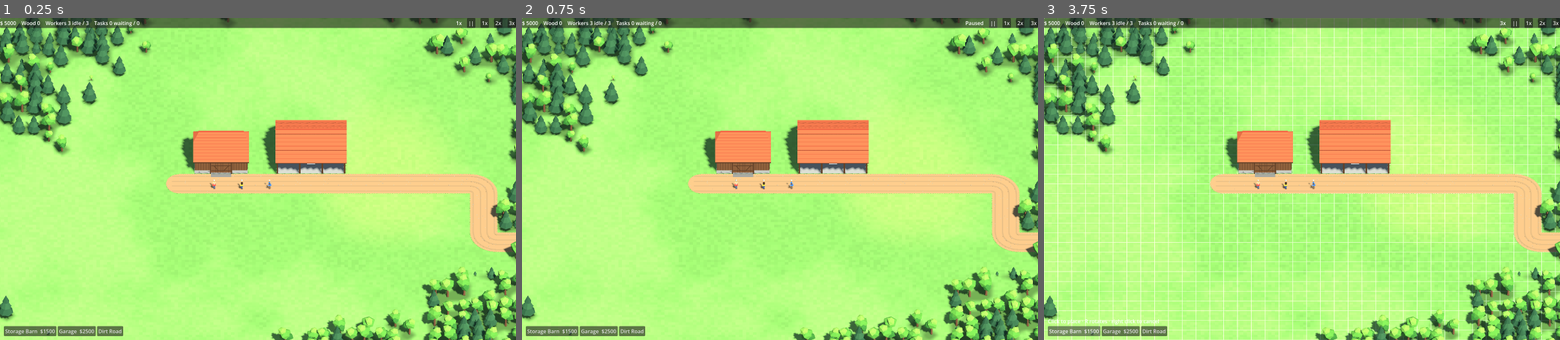
Above: before the commit, frames 1-3 (left to right).
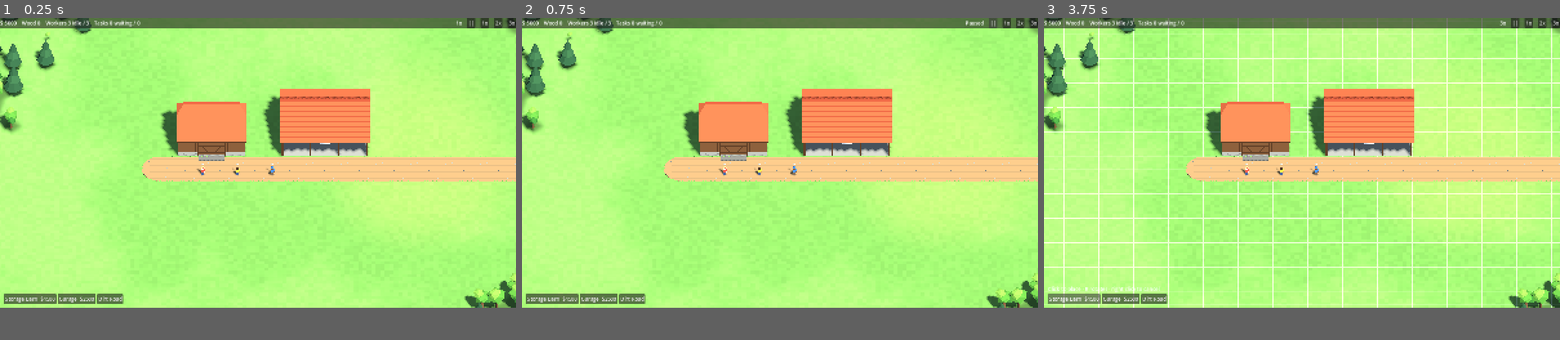
Above: after the commit, the same moments.

Repository: tominek/farmio
Game: Godot game, scene res://scenes/game.tscn
Two runs of this game, one before a commit and one after it. Both use one fixed random seed, a clock stepped at 60 frames per second and the inputs below.
Inputs:
- Up to frame 1 (0.25 s): no input
- Up to frame 2 (0.75 s): click "||" at 0.5 s
- Up to frame 3 (3.75 s): click "1x" at 1.25 s; click "2x" at 2 s; click "3x" at 2.75 s; click "Storage Barn $1500" at 3.5 s
In our replay, the window is 800x500 before the commit and 800x450 after it. These sizes can differ from the game's own. Grey fills any space a smaller window leaves; there, only what the larger window draws over its background counts as a difference.

The runs differ from the first frame. In frame 1, 32% of the frame differs, in the area x 0-100%, y 0-100%; in frame 2, 32%; in frame 3, 44%.

Commit message:
Maximize window with scaled UI, closer default zoom, note worker animations

Diff:
--- a/project.godot
+++ b/project.godot
@@ -15,7 +15,10 @@
 [display]
 
 window/size/viewport_width=1600
-window/size/viewport_height=1000
+window/size/viewport_height=900
+window/size/mode=2
+window/stretch/mode="canvas_items"
+window/stretch/aspect="expand"
 
 [rendering]
 
--- a/scripts/game.gd
+++ b/scripts/game.gd
@@ -54,7 +54,7 @@
 	hud.speed_requested.connect(_set_speed)
 	_set_speed(1.0)
 
-	rig.focus(_farm_center(), 70.0)
+	rig.focus(_farm_center(), 50.0)
 	print("setup done in %d ms" % (Time.get_ticks_msec() - t0))
 	if _shots_dir != "":
 		_run_shots()
--- a/scripts/view/camera_rig.gd
+++ b/scripts/view/camera_rig.gd
@@ -10,7 +10,7 @@
 
 var camera: Camera3D
 var bounds := Rect2(0, 0, 768, 768)
-var _target_size := 70.0
+var _target_size := 50.0
 var _target_yaw := 0.0
 
 
Not shown, changed: docs/design/11-model-checklist.md
